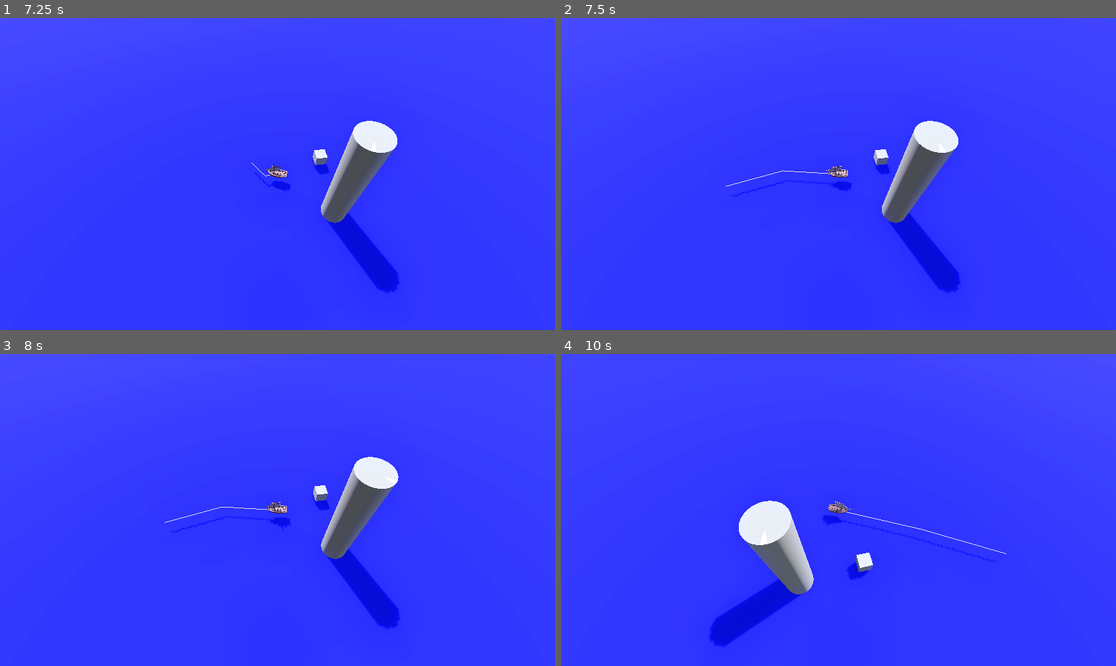
Above: before the commit, frames 1-4 (two rows, left to right).
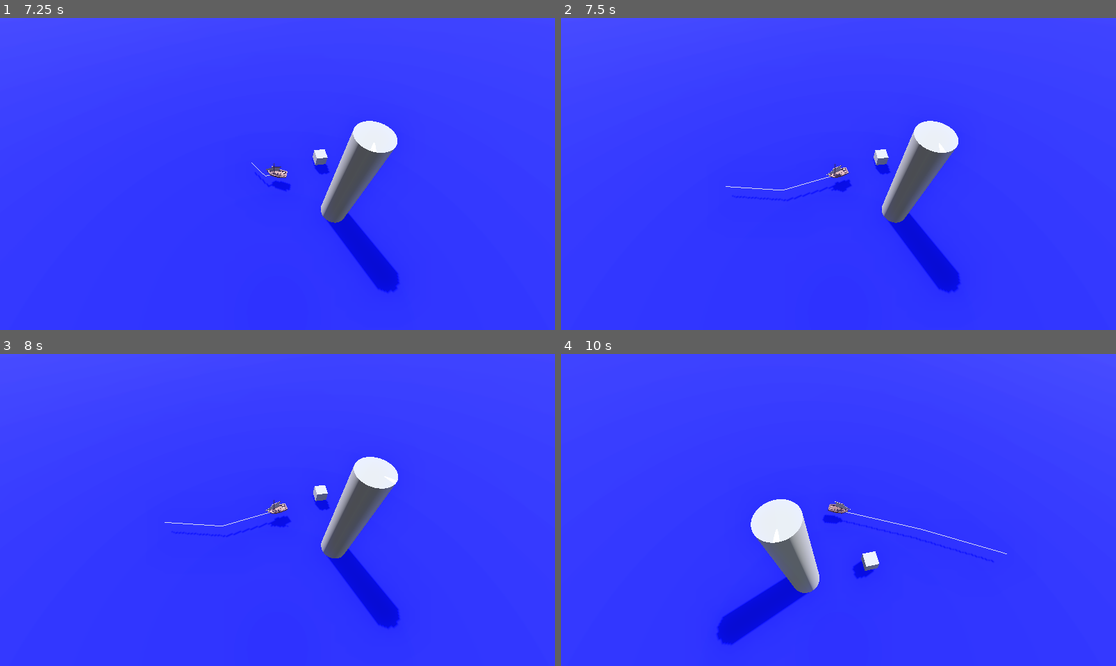
Above: after the commit, the same moments.

Repository: Yrthgze/Lighthouse
Game: Godot game, scene res://scenes/main_level.tscn
The game is run twice, just before and just after one commit, with the same random seed, the same clock (stepped at 60 frames per second) and the same inputs.
Inputs (mouse positions are in pixels of both pictures, inside the frame that each line leads up to):
- Up to frame 1 (7.25 s): move the mouse to (399, 158) at 0.52 s; hold D (rotate_lighthouse_right) 0.53-1.28 s; click (399, 158) at 0.67 s; move the mouse to (166, 189) at 1.27 s; hold Q (rotate_left) 1.28-2.03 s; move the mouse to (333, 105) at 2.02 s; hold D (rotate_lighthouse_right) 2.03-3.53 s; move the mouse to (249, 236) at 2.77 s; click (249, 236) at 2.92 s; move the mouse to (444, 220) at 3.52 s; hold Q (rotate_left) 3.53-5.78 s; move the mouse to (111, 127) at 4.27 s; move the mouse to (305, 174) at 5.02 s; click (305, 174) at 5.17 s; move the mouse to (194, 96) at 5.77 s; hold D (rotate_lighthouse_right) from 5.78 s (still down); move the mouse to (399, 158) at 6.52 s
- Up to frame 2 (7.5 s): keep holding D (rotate_lighthouse_right); move the mouse to (727, 189) at 7.27 s; click (727, 189) at 7.42 s
- Up to frame 3 (8 s): keep holding D (rotate_lighthouse_right)
- Up to frame 4 (10 s): move the mouse to (894, 441) at 8.02 s; release D (rotate_lighthouse_right) at 8.03 s; hold Q (rotate_left) 8.03-9.53 s; move the mouse to (810, 572) at 8.77 s; move the mouse to (1005, 556) at 9.52 s; hold D (rotate_lighthouse_right) from 9.53 s (still down); click (1005, 556) at 9.67 s

Frame 1 is identical in both runs. In frame 2, 0.2% of the frame differs, in the area x 29-61%, y 46-59%; in frame 3, 0.3%; in frame 4, 2.4%, in the area x 26-81%, y 46-94%.

Commit message:
[TheLighthouse]: Separated the vector utils stuff in another script

Diff:
--- a/scenes/main_level.tscn
+++ b/scenes/main_level.tscn
@@ -99,5 +99,11 @@
 
 [node name="Boat" parent="." instance=ExtResource("5_hvnmw")]
 unique_name_in_owner = true
+health = 100
+move_speed = 0.5
+rotation_speed = 2.0
+attack_damage = 10
+attack_range = 2.0
+resistance = 0.0
 
 [connection signal="input_event" from="Scene/SeaStaticBody" to="Scripting/InputManager" method="_on_sea_static_body_input_event"]
--- a/scripts/allies/boat.gd
+++ b/scripts/allies/boat.gd
@@ -1,6 +1,6 @@
 extends Character
 
-enum DIRECTION {LEFT = -1, RIGHT = 1}
+var Utils = load("res://scripts/utils/utils.gd").new()
 
 @onready var nav_path: Path3D = %NavigationPath
 @onready var nav_path_follower: PathFollow3D = %NavigationPathFollower
@@ -57,36 +57,10 @@
 	move_speed = get_current_speed(nav_path_follower.progress_ratio)
 	advance_curve_progress(move_speed * delta)
 
-func get_xz(v3:Vector3) -> Vector2:
-	return Vector2(v3.x, v3.z)
-
-func normalize_xz(v3:Vector3) -> Vector3:
-	var v2 = get_xz(v3)
-	v2 = v2.normalized()
-	return Vector3(v2.x, 0, v2.y)
-
-func get_target_direction(target_pos: Vector3) -> DIRECTION:
-	var current_pos = get_real_position()
-	var basis_matrix = nav_path_follower.transform.basis
-	var current_forward_2d = Vector2(-basis_matrix.z.x, -basis_matrix.z.z)
-
-	# Calculate direction towards the objective
-	var direction_to_target_2d = normalize_xz(target_pos - current_pos)
-	# Normalize, just in case
-	current_forward_2d = current_forward_2d.normalized()
-	# Calculate the determinant
-	var determinant = current_forward_2d.x * direction_to_target_2d.z - current_forward_2d.y * direction_to_target_2d.x
-	# Detect the direction from the determinant
-	if determinant > 0:
-		return DIRECTION.RIGHT
-	else:
-		return DIRECTION.LEFT
-
 func get_turn_direction_point(start_pos: Vector3,target_pos: Vector3) -> Vector3:
 	var direction_vector = target_pos - start_pos
-
-	var direction = get_target_direction(target_pos)
-	var direction_normalized = normalize_xz(direction_vector)
+	var direction = Utils.get_target_direction(get_real_position(), Utils.get_looking_at(nav_path_follower), target_pos)
+	var direction_normalized = Utils.normalize_xz(direction_vector)
 	var mid_point = (start_pos + target_pos) / 2
 	# Get the normal to direction vector, I THINK THIS ONE
 	#var normal = Vector3(direction_vector.z, 0, -direction_vector.x)
@@ -102,12 +76,12 @@
 	var points_in = {}
 
 	# Calcula la dirección del punto "in" del punto medio
-	var direction_to_mid = normalize_xz(mid_point - start_point)
+	var direction_to_mid = Utils.normalize_xz(mid_point - start_point)
 	var mid_in_point = mid_point - direction_to_mid * distance_factor
 	points_in["mid_in"] = -mid_in_point
 
 	# Calcula la dirección del punto "in" del punto objetivo
-	var direction_to_target = normalize_xz(target_point - mid_point)
+	var direction_to_target = Utils.normalize_xz(target_point - mid_point)
 	var target_in_point = target_point - direction_to_target * distance_factor
 	points_in["target_in"] = -target_in_point
 
--- /dev/null
+++ b/scripts/utils/utils.gd
@@ -0,0 +1,33 @@
+# utils.gd
+extends Object
+
+enum DIRECTION {LEFT = -1, RIGHT = 1}
+enum MODE {TWOD = 0, THREED = 1}
+
+func get_looking_at(node3d: Node3D, dimension: MODE = MODE.THREED):
+	var basis_matrix = node3d.transform.basis
+	var current_forward = Vector3(-basis_matrix.z.x, 0, -basis_matrix.z.z)
+	if dimension == MODE.TWOD:
+		return Vector2(current_forward.x, current_forward.z)
+	return current_forward
+
+func get_xz(v3:Vector3) -> Vector2:
+	return Vector2(v3.x, v3.z)
+
+func normalize_xz(v3:Vector3) -> Vector3:
+	var v2 = get_xz(v3)
+	v2 = v2.normalized()
+	return Vector3(v2.x, 0, v2.y)
+
+func get_target_direction(current_pos: Vector3, looking_at: Vector3, target_pos: Vector3) -> DIRECTION:
+	# Calculate direction towards the objective
+	var direction_to_target_2d = normalize_xz(target_pos - current_pos)
+	# Normalize, just in case
+	var current_forward_2d = normalize_xz(looking_at)
+	# Calculate the determinant
+	var determinant = current_forward_2d.x * direction_to_target_2d.z - current_forward_2d.y * direction_to_target_2d.x
+	# Detect the direction from the determinant
+	if determinant > 0:
+		return DIRECTION.RIGHT
+	else:
+		return DIRECTION.LEFT
